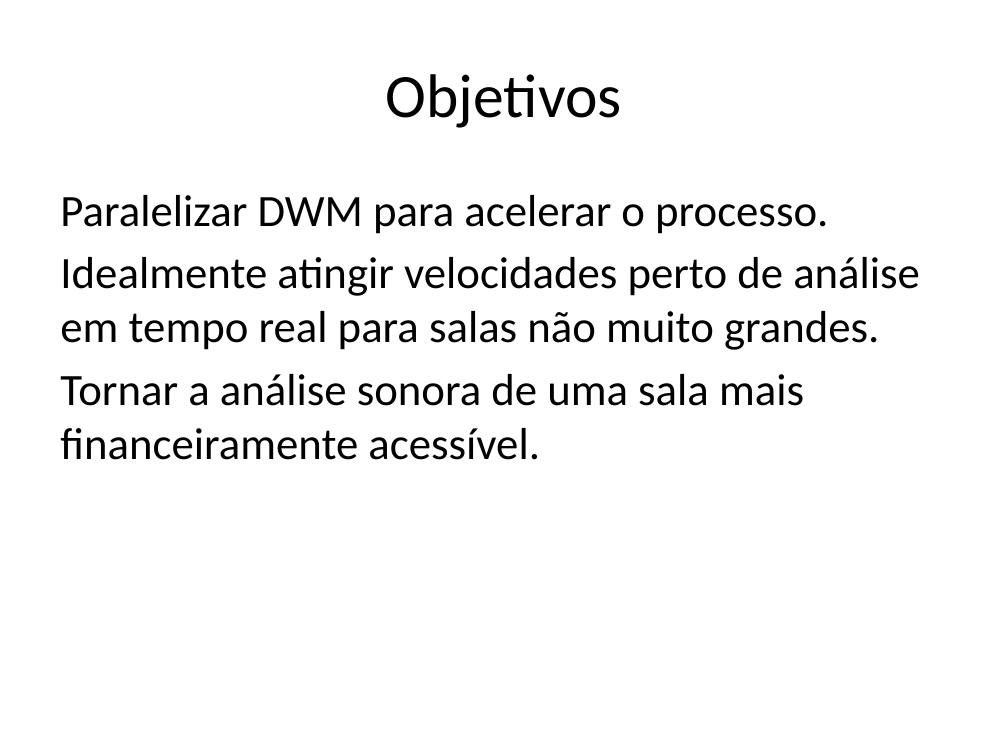
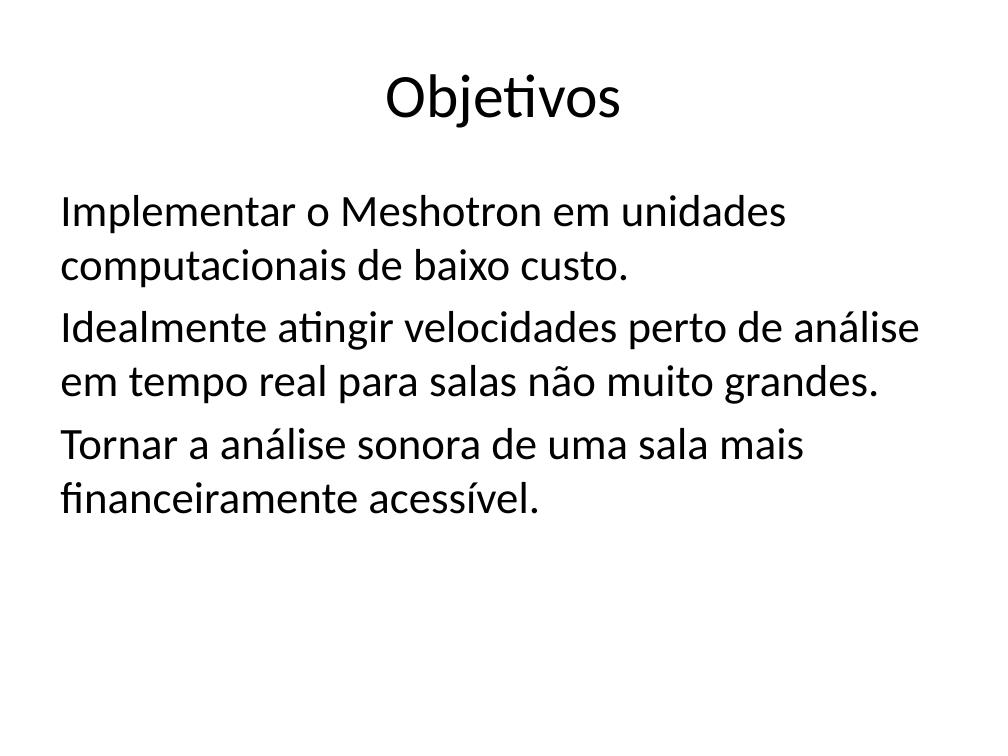
Before and after one commit to Meshotron2/comunication, a slide deck: slide 4 of m1-presentation/presentation.pptx. Drawn at 1008x756 pixels with LibreOffice and Linux fonts; fonts in the diff are those of the drawing. Boxes give left, top, right and bottom in pixels: in the first picture for what was removed or moved away, otherwise in the second. Text is boxed around its words. In the diff, an @@ line names an element or a change of style, - is before the commit and + after.

```diff
--- a/m1-presentation/presentation.pptx
+++ b/m1-presentation/presentation.pptx
@@ text at <box>60,195,787,288</box>: text changed @@
-Paralelizar DWM para acelerar o processo.
+Implementar o Meshotron em unidades computacionais de baixo custo.
```
Also in this commit, not shown: 3 other slides changed, 1 slide added, 1 slide removed, 2 other files.
